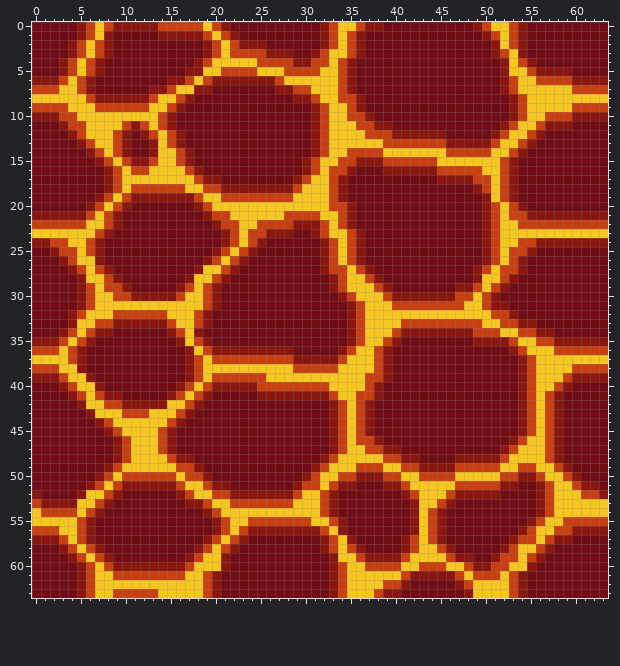
Pixel-art file -- Assets/Art/Sprites/LavaSurface.aseprite. Above is the file before it was changed.
64x64 pixels, 1 frame.
Now the later version:
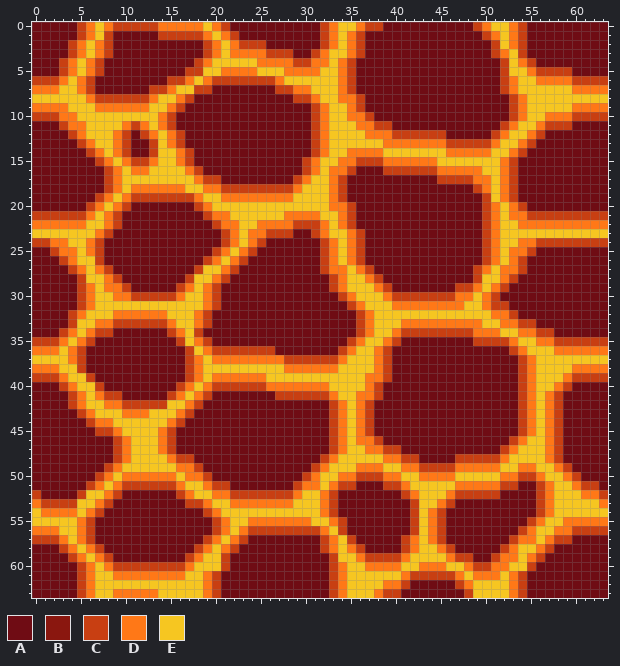
Palette (. is transparent): A #6f0c14  B #8a170f  C #c83f12  D #ff7817  E #f6c621
The exact change:
Changed rows in their new state; - is an unchanged pixel.
first column x 0:
 0 -----CD-DCCCCCDDDDD-DC----------CD--DCC----------CD--DC---------
 1 -----CD-C-----CCCCCD-DC---------CD-DC-------------CD-DC---------
 2 ----CD-DC----------CD-DCCC------CD-DC--------------C-DC---------
 3 ----CD-DC----------CD-DDDDCCC--CD--DC--------------CD-C---------
 4 ---CD-DC----------CD-----DDDDCCDD-DC----------------C-DC--------
 5 ---CD-DC---------CC--DDDD---DDDD--DC----------------C--DCCCC----
 6 CCCD-DC--------CCD-DCCCCCCCD------DC----------------CD--DDDDCCCC
 7 DDD--DC------CCD--CC-------CCDD---DC----------------CD------DDDD
 8 ------DCCCCCCD--DC-----------CCD--DDC----------------CD---------
 9 DDDD---DDDDDD--DC--------------CD--DC----------------CD-----DDDD
10 CCCDD---------DC---------------CD--DDC---------------CD--DDDCCCC
11 ---CDD----DCD-DC---------------CD---DDCC------------CD--DCCC----
12 ----CD---DC-CD-DC--------------CD----DDDCCCCCC-----CD--DC-------
13 -----CD--DC--C-DC--------------CD------DDDDDDDCCCCCD--DC--------
14 ------CD-DC--C--DC-------------CD--DDDD-------DDDDD--DC---------
15 -------CD-DCCD--DC------------CD--DDCCCDDDDDD-------DC----------
16 --------CD-DD----DC-----------CD-DDC---CCCCCCDDDDD--DC----------
17 --------CD--------DCC--------CD--DC----------CCCCDD-DC----------
18 --------CD-DDDDDD--DDCCCCCCCCD---DC--------------CD-DC----------
19 -------CD-DCCCCCCCD--DDDDDDDD----DC---------------C-DC----------
20 ------CD-DC-------CD-------------DDC--------------CD-DC---------
21 CCCCCCD-DC---------CDD------DDDD--DC--------------CD-DDCCCCCCCCC
22 DDDDDD--DC----------CDD--DDDDCCCD-DC--------------CD--DDDDDDDDDD
23 -------DC------------CD-DDCCC--CD--DC-------------CD------------
24 CCDD--DC-------------CD-DC------CD-DC-------------CD--DDCCCCCCCC
25 --CDD-DC------------CD-DC-------CD-DC-------------CD-DDC--------
26 ---CD--C-----------CD-DC--------CD-DC-------------CD-DC---------
27 ----CD-DC---------C--DC---------CDD-DC-----------CD-DDC---------
28 -----C--DC-------C--DC-----------CD--DC----------C--DC----------
29 -----CD-DDC-----CD-DC------------CD---DC-------CCD-DC-----------
30 -----CD--DDCCCCCD--DC-------------CD---DCCCCCCCDD-DC------------
31 -----CD------------DC--------------CD---DDDDDDDD--DCC-----------
32 ----CD---DDDDDD---DC---------------A-D-------------DDC----------
33 ----C--DDCCCCCCD--DC---------------A-D---DDDDDDDDD--DDCC--------
34 ---CD-DCC------CD-C----------------A-D--DCCCCCCCCDDD--DDCC------
35 CCCD-DC---------C-DC---------------CD--DC--------CCCCD--DDCCCCCC
36 DDD-DC-----------C-DCCCCCCCAA-----CD--DC-------------CD---DDDDDD
37 ----DC-----------CD-DDDDDDDD-CCCCCD---DC--------------CD--------
38 DDD--C-----------CD---------DDDDDD----DC--------------CD----DDDD
39 CCCD--C----------CD-DDDDDD-----------DDC--------------CD---DCCCC
40 ---CD--C--------CD-DCCCCC-DDDDDDD----DC---------------CD--DC----
41 ----CD-DCC-----CD-DC-----AACCCCCCD--DDC---------------CD-DC-----
42 ----CD--DDCCCCC--DC--------------CD-DC----------------CD-DC-----
43 -----CD---DDD---DC---------------CD-DC----------------CD-DC-----
44 ------CDD------DC----------------CD-DC----------------CD-DC-----
45 -------CCD----DC-----------------CD-DC----------------CD-DC-----
46 ---------CD---DC-----------------CD-DDC--------------CD--DC-----
47 ---------CD---DC-----------------CD--DDCC-----------CD---DC-----
48 ---------CD----DCC--------------CD-----DDCC----CCCCCD----DC-----
49 --------CD------DDC------------CD---DDD--DDCCCCDDDDD--DD--DC----
50 -------CD-DDDDDD-DDC----------CD--DDCCCDD--DDDD-----DDCCD--DC---
51 ------CD-DCCCCCCD--DCC-------CDD-DCC---CCD-----DDDDDCC--CD--DCC-
52 C----C--DC------CD--DDCCCCCCCD--DC-------CD---DCCCCC----CD---DDC
53 DCCCC--DC--------CCD--DDDDDDD---DC--------C--DC---------CD-----D
54 -DDDD-DC-----------CD-----------DC--------C-DC----------CD------
55 -----DC-------------CD--DDDDDDD--DC-------C-DC---------CD--DDDDD
56 DDD--DC-------------CD-DCCCCCCCCD-C-------C-DC--------CD--DDCCCC
57 CCCD-DC------------CD-DC--------CD-C-----CD-DC-------CDD-DCC----
58 ---CD-DC----------CD-DC---------CD-DC----CD--DC-----CD--DC------
59 ----CD-DC--------CD--C-----------C--DCCCCD----DCC--CDD-DC-------
60 -----CD-DCCCCCCCCD---C-----------CD--DDDD--DDD--DCCDD--C--------
61 -----CD--DDDDDDDD--DC------------CD------DCCCCCD-DDD-DC---------
62 -----CD------------DC------------CD----DDC-----CD----DC---------
63 -----CD--DDDDD-----DC------------CD---DCC-------C----DC---------
Boxes around the changes in both pictures, in picture pixels (x1, y1, x2, y2):
changed: (32, 22, 608, 598)
